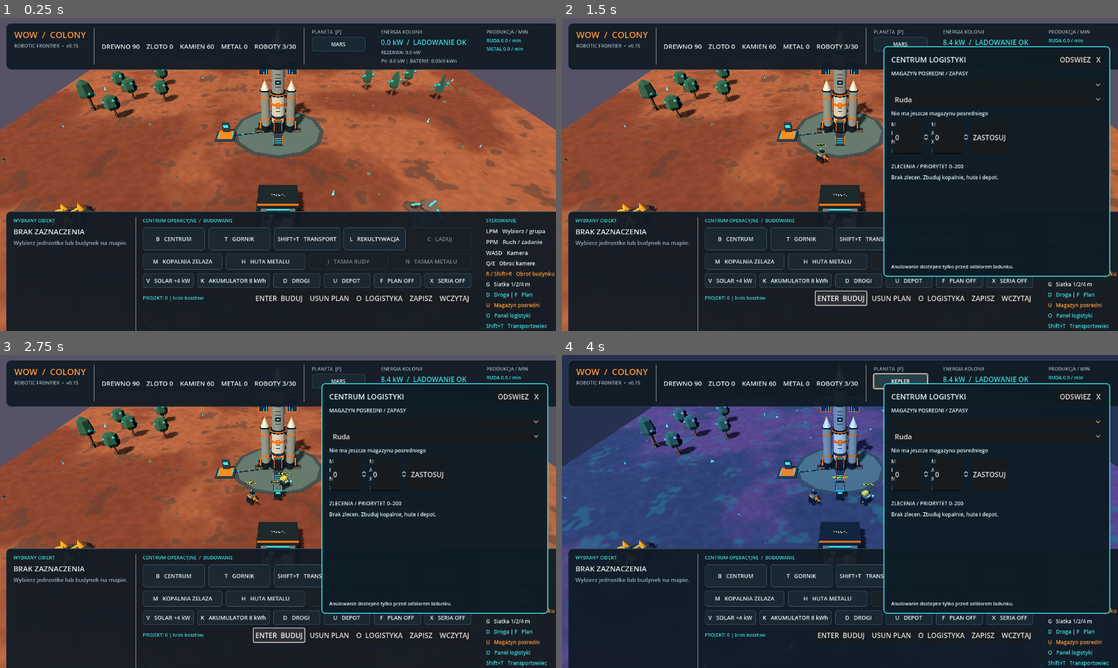
Above: before the commit, frames 1-4 (two rows, left to right).
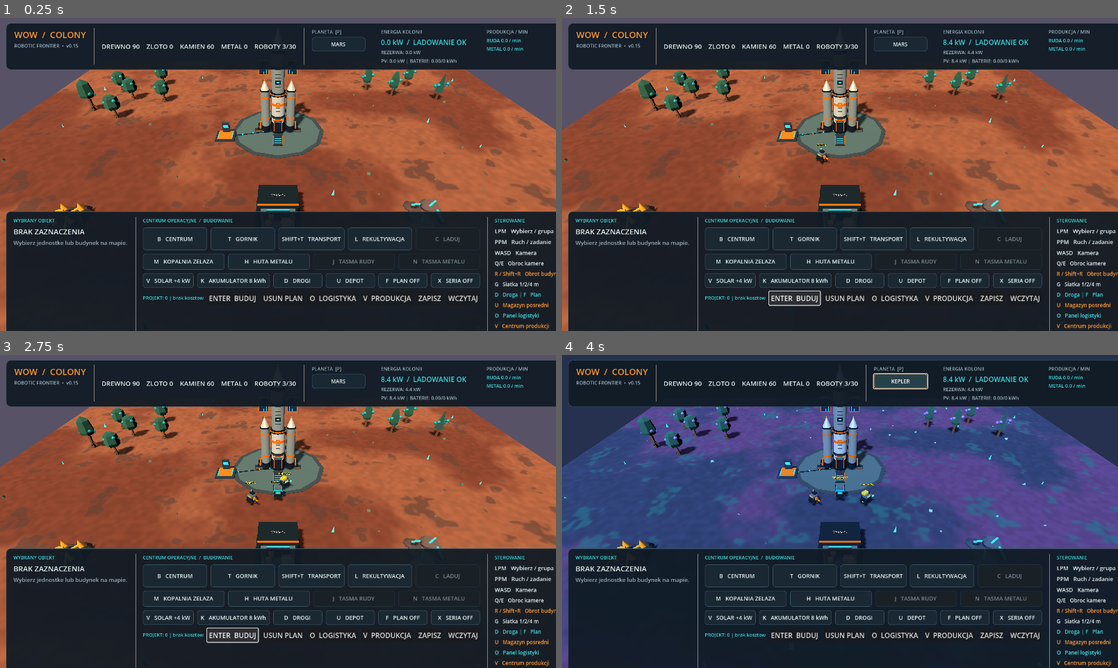
Above: after the commit, the same moments.

Repository: serafin1367/wow
Game: Godot game, scene res://scenes/main.tscn
The game is run twice, just before and just after one commit, with the same random seed, the same clock (stepped at 60 frames per second) and the same inputs.
Inputs (mouse positions are in pixels of both pictures, inside the frame that each line leads up to):
- Up to frame 1 (0.25 s): no input
- Up to frame 2 (1.5 s): click (951, 299) at 0.5 s, where only the run after the commit has a clickable "V PRODUKCJA"; click "ENTER BUDUJ" at 1.25 s
- Up to frame 3 (2.75 s): click "ENTER BUDUJ" at 2 s
- Up to frame 4 (4 s): click "MARS" at 2.75 s; click "ZIEMIA" at 3.5 s

The runs differ from the first frame. In frame 1, 2.7% of the frame differs, in the area x 27-100%, y 63-100%; in frame 2, 22%, in the area x 27-100%, y 8-100%; in frame 3, 22%; in frame 4, 22%.

Commit message:
ui(production): integrate V production panel, machine controls and alarm focus signals

Diff:
--- a/scripts/colony_hud.gd
+++ b/scripts/colony_hud.gd
@@ -28,8 +28,14 @@
 signal logistics_priority_requested(job_id: String, priority: int)
 signal logistics_cancel_requested(job_id: String)
 signal logistics_redirect_requested(job_id: String, destination_id: String)
+signal production_open_requested
+signal production_refresh_requested
+signal production_pause_requested(kind: String)
+signal production_queue_requested(kind: String, cycles: int)
+signal production_focus_requested(kind: String)
 
 const LOGISTICS_PANEL = preload("res://scripts/logistics_panel.gd")
+const PRODUCTION_PANEL = preload("res://scripts/production_panel.gd")
 const BG = Color(0.065, 0.105, 0.145, 0.94)
 const BG_SUBTLE = Color(0.105, 0.16, 0.20, 0.96)
 const BORDER = Color(0.23, 0.34, 0.39, 1.0)
@@ -67,6 +73,7 @@
 var sticky_button: Button
 var plan_info_label: Label
 var logistics_panel = null
+var production_panel = null
 
 
 func _ready() -> void:
@@ -91,6 +98,13 @@
 		logistics_cancel_requested.emit(a))
 	logistics_panel.redirect_requested.connect(func(a: String, b: String):
 		logistics_redirect_requested.emit(a, b))
+	production_panel = PRODUCTION_PANEL.new()
+	root.add_child(production_panel)
+	production_panel.close_requested.connect(func(): production_panel.visible = false)
+	production_panel.refresh_requested.connect(func(): production_refresh_requested.emit())
+	production_panel.pause_requested.connect(func(kind: String): production_pause_requested.emit(kind))
+	production_panel.queue_requested.connect(func(kind: String, cycles: int): production_queue_requested.emit(kind, cycles))
+	production_panel.focus_requested.connect(func(kind: String): production_focus_requested.emit(kind))
 	set_resources(0, 0, 0, 0, 3, 30)
 	set_power(0.0, false)
 	set_no_selection()
@@ -299,6 +313,11 @@
 	logistics_action.tooltip_text = "Pokaz magazyny, ustaw progi i priorytety, anuluj zlecenia"
 	logistics_action.pressed.connect(func(): logistics_open_requested.emit())
 	plan_row.add_child(logistics_action)
+	var production_action := Button.new()
+	production_action.text = "V  PRODUKCJA"
+	production_action.tooltip_text = "Maszyny, produkcja/min, kolejki, pauza i alarmy"
+	production_action.pressed.connect(func(): production_open_requested.emit())
+	plan_row.add_child(production_action)
 	var save_action := Button.new()
 	save_action.text = "ZAPISZ"
 	save_action.tooltip_text = "Ctrl+S: zapisz caly stan kolonii"
@@ -330,6 +349,7 @@
 	help.add_child(_label("D   Droga | F   Plan", 12, TURQUOISE))
 	help.add_child(_label("U   Magazyn posredni", 12, ORANGE))
 	help.add_child(_label("O   Panel logistyki", 12, TURQUOISE))
+	help.add_child(_label("V   Centrum produkcji", 12, ORANGE))
 	help.add_child(_label("Shift+T   Transportowiec", 12, TURQUOISE))
 	help.add_child(_label("X   Budowa seryjna", 12, TEXT))
 	help.add_child(_label("Ctrl+S / Ctrl+O   Zapis / odczyt", 11, TURQUOISE))
@@ -348,6 +368,18 @@
 func refresh_logistics_panel(depots: Array[Dictionary], jobs: Array[Dictionary]) -> void:
 	if logistics_panel != null and logistics_panel.visible:
 		logistics_panel.show_state(depots, jobs)
+
+
+func toggle_production_panel() -> bool:
+	if production_panel == null:
+		return false
+	production_panel.visible = not production_panel.visible
+	return production_panel.visible
+
+
+func refresh_production_panel(data: Dictionary) -> void:
+	if production_panel != null and production_panel.visible:
+		production_panel.show_snapshot(data)
 
 
 func set_production_rates(data: Dictionary) -> void:
